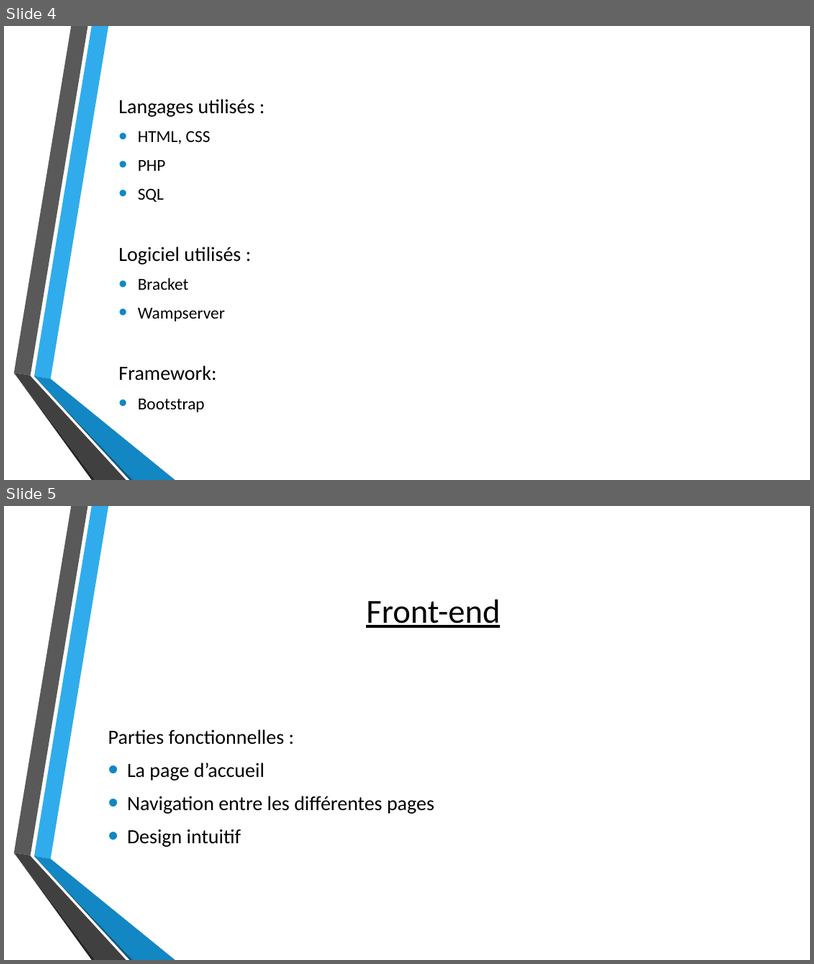
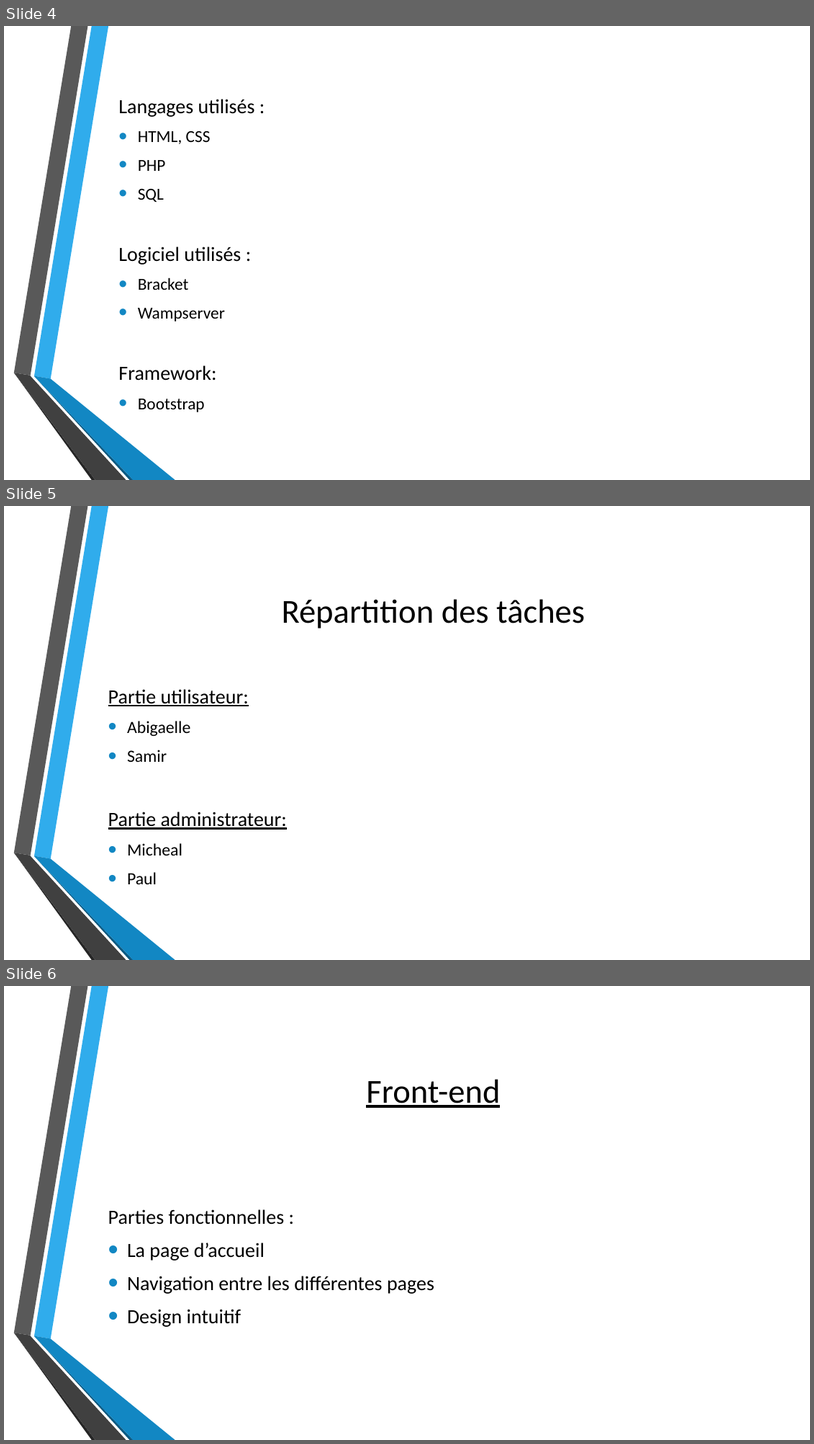
Before and after one commit to PaulGoncalves/ProjetParking, a slide deck: PPE Park’in.pptx. Shown one above the other, each under a label of ours: slides 4 and 5 before the commit, slides 4, 5 and 6 after it. The pictures are 814x964 and 814x1444 pixels, drawn with LibreOffice and Linux fonts; fonts in the diff are those of the drawing; background and template pictures are left out. Boxes give left, top, right and bottom in pixels: in the first picture for what was removed or moved away, otherwise in the second. Text is boxed around its words. In the diff, an @@ line names an element or a change of style, - is before the commit and + after.

```diff
--- a/PPE Park’in.pptx
+++ b/PPE Park’in.pptx
@@ slide 5 added at [4, 506, 810, 960], background picture (left out); not listed: 6 template elements that a slide beside it also shows @@
@@ title added at [282, 599, 585, 628], 40 pt, text #000000 @@
+Répartition des tâches
@@ text added at [108, 689, 287, 884], 24.1 pt, text #000000, underline @@
+Partie utilisateur:
+• Abigaelle
+• Samir
+Partie administrateur:
+• Micheal
+• Paul
@@ what was slide 5 is now slide 6 @@
```
